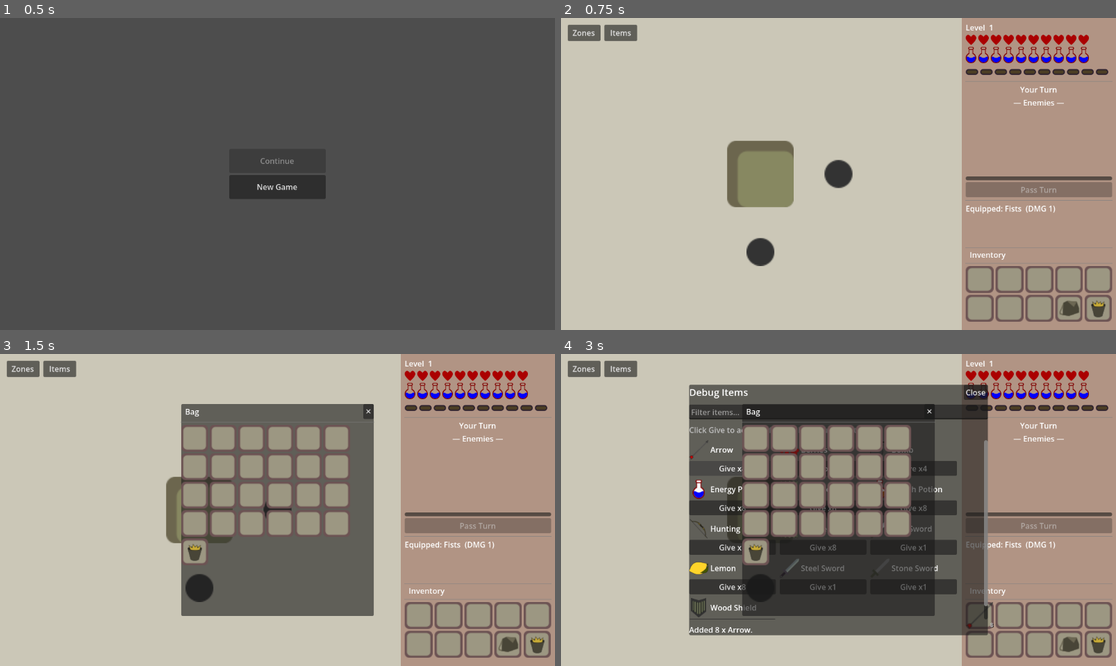
Above: before the commit, frames 1-4 (two rows, left to right).
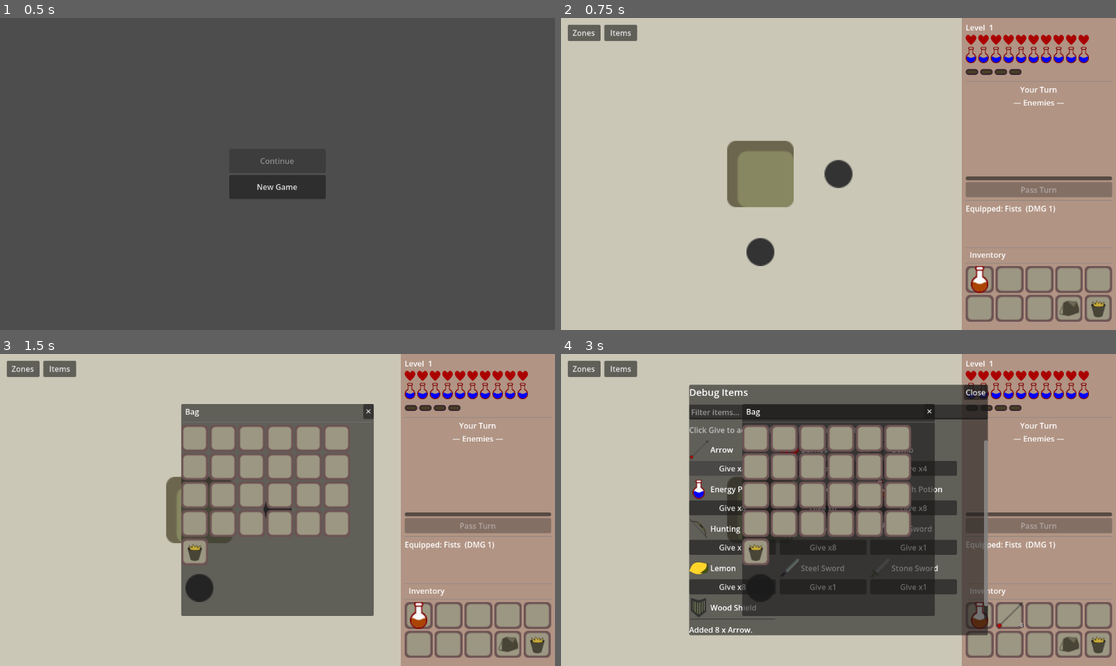
Above: after the commit, the same moments.

Repository: jiexdrop/run-reset
Game: Godot game, scene res://scenes/init.tscn
The game is run twice, just before and just after one commit, with the same random seed, the same clock (stepped at 60 frames per second) and the same inputs.
Inputs (mouse positions are in pixels of both pictures, inside the frame that each line leads up to):
- Up to frame 1 (0.5 s): no input
- Up to frame 2 (0.75 s): click "New Game" at 0.5 s
- Up to frame 3 (1.5 s): click (510, 644) at 1.25 s
- Up to frame 4 (3 s): click "Items" at 2 s; click "Give x8" at 2.75 s

Frame 1 is identical in both runs. In frame 2, 0.4% of the frame differs, in the area x 73-99%, y 16-89%; in frame 3, 0.4%; in frame 4, 0.5%.

Commit message:
progressive difficulty

Diff:
--- a/autoloads/game_state.gd
+++ b/autoloads/game_state.gd
@@ -9,7 +9,7 @@
 	"attack":       1,
 	"level":        1,
 	"xp":           0,
-	"xp_to_next":   10,
+	"xp_to_next":   4,
 	"energy":       10,
 	"max_energy":   10,
 	"poison_turns": 0,
--- a/autoloads/save_manager.gd
+++ b/autoloads/save_manager.gd
@@ -11,6 +11,7 @@
 		"inventory":  InventoryState.to_dict(),
 		"zone":       GameState.zone,
 		"zone_stage": GameState.zone_stage,
+		"level":      GameState.level,
 	}
 	var f = FileAccess.open(SAVE_PATH, FileAccess.WRITE)
 	f.store_string(JSON.stringify(data))
@@ -28,6 +29,7 @@
 			InventoryState.from_dict(parsed["inventory"])
 		GameState.zone       = parsed.get("zone", "default")
 		GameState.zone_stage = parsed.get("zone_stage", 1)
+		GameState.level      = parsed.get("level", 1)
 		_sync_phase_config()
 	#if InventoryState.DEBUG_GIVE_WEAPONS:
 		#InventoryState.debug_grant_weapons_and_spells()
@@ -60,7 +62,7 @@
 		"attack":      1,
 		"level":       1,
 		"xp":          0,
-		"xp_to_next": 10,
+		"xp_to_next": 4,
 		"energy":     10,
 		"max_energy": 10,
 		"poison_turns": 0,
@@ -69,7 +71,9 @@
 	}
 	GameState.zone       = "default"
 	GameState.zone_stage = 1
+	GameState.level      = 1
 	GameState.dirty      = false
 	InventoryState.from_dict({})
+	InventoryState.add_item("health_potion", 1)   # starter kit: one free potion
 	if InventoryState.DEBUG_GIVE_WEAPONS:
 		InventoryState.debug_grant_weapons_and_spells()
--- a/scenes/combat_ui.gd
+++ b/scenes/combat_ui.gd
@@ -72,6 +72,12 @@
 const DEATH_VFX_DURATION = 1.5
 const MOVE_TURN_DELAY = 0.35   # pause between each mob's turn in a move-triggered sequence
 const LUNGE_OUT_DIST  = 18.0
+
+## XP needed to reach the next level, indexed by current player level - 1.
+## The last value repeats for all higher levels.
+const XP_TO_NEXT_BY_LEVEL: Array[int] = [4, 6, 8, 10]
+const LEVEL_UP_MAX_HP_GAIN = 1
+const LEVEL_UP_HEAL        = 3
 
 var _mob_turns_running: bool = false
 var _turn_phase: String = "player"
@@ -539,14 +545,22 @@
 	_play_sound(HURT_SOUNDS[randi() % HURT_SOUNDS.size()])
 
 
+func _xp_needed_for_level(level: int) -> int:
+	return XP_TO_NEXT_BY_LEVEL[clampi(level - 1, 0, XP_TO_NEXT_BY_LEVEL.size() - 1)]
+
+
 func _on_mob_died(mob_id: int) -> void:
 	var xp_gain = GameState.monsters[mob_id].get("xp_reward", 1)
 	var p       = GameState.player
 	p["xp"]     = p.get("xp", 0) + xp_gain
-	if p["xp"] >= p.get("xp_to_next", 10):
-		p["xp"]    -= p["xp_to_next"]
-		p["level"]  = p.get("level", 1) + 1
-		_log("Level up! Now level %d" % p["level"])
+	var level_msg := ""
+	while p["xp"] >= p.get("xp_to_next", 4):
+		p["xp"]         -= p["xp_to_next"]
+		p["level"]       = p.get("level", 1) + 1
+		p["xp_to_next"]  = _xp_needed_for_level(p["level"])
+		p["max_hp"]      = p.get("max_hp", 10) + LEVEL_UP_MAX_HP_GAIN
+		p["hp"]          = min(p.get("hp", 0) + LEVEL_UP_HEAL, p["max_hp"])
+		level_msg = "Level up! Now level %d (+%d max HP, healed)." % [p["level"], LEVEL_UP_MAX_HP_GAIN]
 	GameState.player = p
 	refresh_stats()
 
@@ -559,6 +573,7 @@
 	SaveManager.save()
 
 	var final_msgs: Array = []
+	if level_msg   != "": final_msgs.append(level_msg)
 	if drop_msg    != "": final_msgs.append(drop_msg)
 	if not final_msgs.is_empty():
 		_log(" ".join(final_msgs))
--- a/scenes/game.gd
+++ b/scenes/game.gd
@@ -15,7 +15,11 @@
 
 const TILE_SIZE = 70
 const NUM_ROOMS = 12
-const MOB_SPAWN_CHANCE  = 0.6
+# Mob density ramps up with the floor number (GameState.level):
+# floor 1 = 0.35, floor 2 = 0.45, floor 3 = 0.55, floor 4+ = 0.6 (old value).
+const MOB_SPAWN_CHANCE_START = 0.35
+const MOB_SPAWN_CHANCE_STEP  = 0.1
+const MOB_SPAWN_CHANCE_MAX   = 0.6
 const BUSH_SPAWN_CHANCE = 0.3
 const ZONE_CYCLE_LENGTH = 3
 
@@ -120,6 +124,11 @@
 	return true
 
 
+func _get_mob_spawn_chance() -> float:
+	return minf(MOB_SPAWN_CHANCE_MAX,
+		MOB_SPAWN_CHANCE_START + MOB_SPAWN_CHANCE_STEP * (GameState.level - 1))
+
+
 func generate_tiles() -> void:
 	_gen_floor = {}
 
@@ -211,6 +220,8 @@
 
 	# Populate GameState.
 	var pool = MobRegistry.get_pool(GameState.zone)
+	var mob_spawn_chance: float = _get_mob_spawn_chance()
+	print("[gen] floor ", GameState.level, " mob_spawn_chance=", mob_spawn_chance)   # TEMP: remove after verifying
 	var boss_key: String = ZoneRegistry.get_boss(GameState.zone)
 	var place_boss: bool = (GameState.zone_stage == ZONE_CYCLE_LENGTH) and boss_key != ""
 
@@ -243,7 +254,7 @@
 		if key == boss_room_key:
 			mob_key = boss_key
 		elif tile_type == "room" and key != "0,0" and not pool.is_empty():
-			if randf() < MOB_SPAWN_CHANCE:
+			if randf() < mob_spawn_chance:
 				mob_key = pool[randi() % pool.size()]
 
 		var has_bush: bool = false
